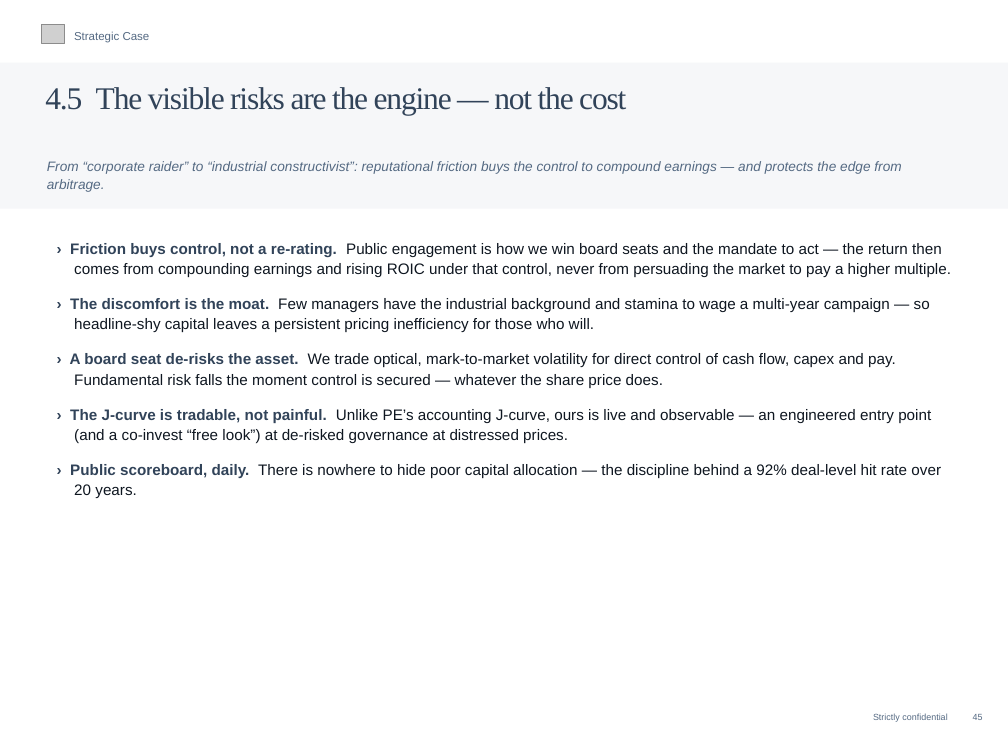
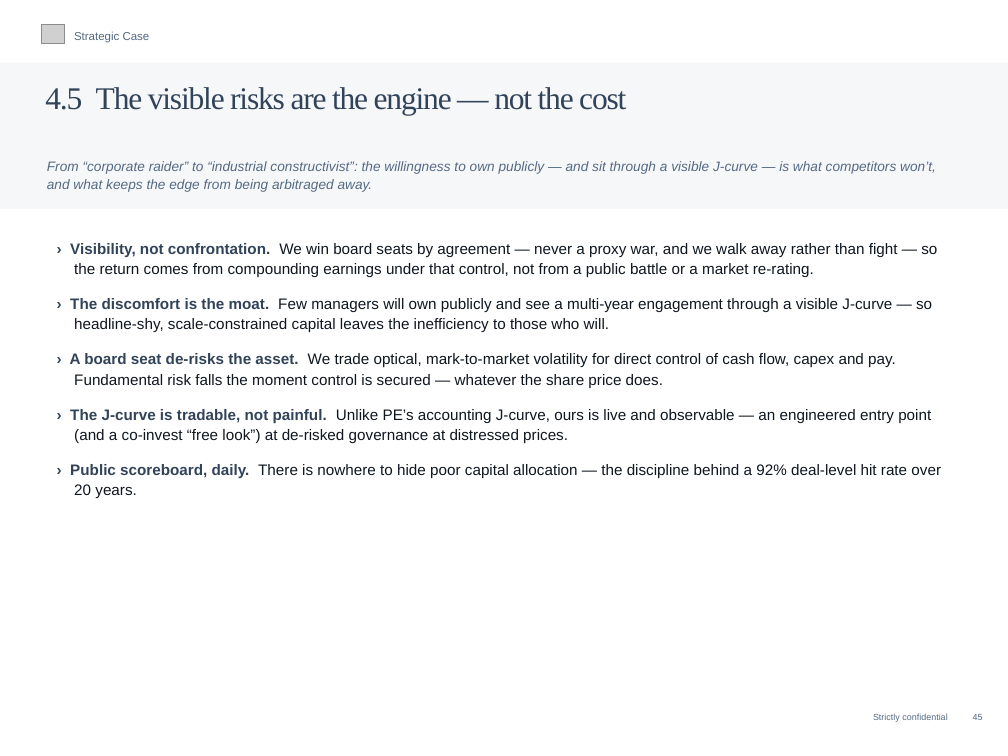
Before and after one commit to charette-lab/Claude, a slide deck: slide 48 of Athanase_Engaged_Ownership_Allocator_Deck.pptx. Drawn at 1008x756 pixels with LibreOffice and Linux fonts; fonts in the diff are those of the drawing; grey boxes stand for pictures. Boxes give left, top, right and bottom in pixels: in the first picture for what was removed or moved away, otherwise in the second. Text is boxed around its words. In the diff, an @@ line names an element or a change of style, - is before the commit and + after.

```diff
--- a/Athanase_Engaged_Ownership_Allocator_Deck.pptx
+++ b/Athanase_Engaged_Ownership_Allocator_Deck.pptx
@@ text at box(47, 161, 936, 192): text changed @@
-From “corporate raider” to “industrial constructivist”: reputational friction buys the control to compound earnings — and protects the edge from arbitrage.
+From “corporate raider” to “industrial constructivist”: the willingness to own publicly — and sit through a visible J-curve — is what competitors won’t, and what keeps the edge from being arbitraged away.
@@ text at box(70, 243, 937, 332): text changed @@
-› Friction buys control, not a re-rating. Public engagement is how we win board seats and the mandate to act — the return then comes from compounding earnings and rising ROIC under that control, never from persuading the market to pay a higher multiple.
-› The discomfort is the moat. Few managers have the industrial background and stamina to wage a multi-year campaign — so headline-shy capital leaves a persistent pricing inefficiency for those who will.
+› Visibility, not confrontation. We win board seats by agreement — never a proxy war, and we walk away rather than fight — so the return comes from compounding earnings under that control, not from a public battle or a market re-rating.
+› The discomfort is the moat. Few managers will own publicly and see a multi-year engagement through a visible J-curve — so headline-shy, scale-constrained capital leaves the inefficiency to those who will.
```
Also in this commit, not shown: 3 other slides changed, 1 slide added, 1 other file.
